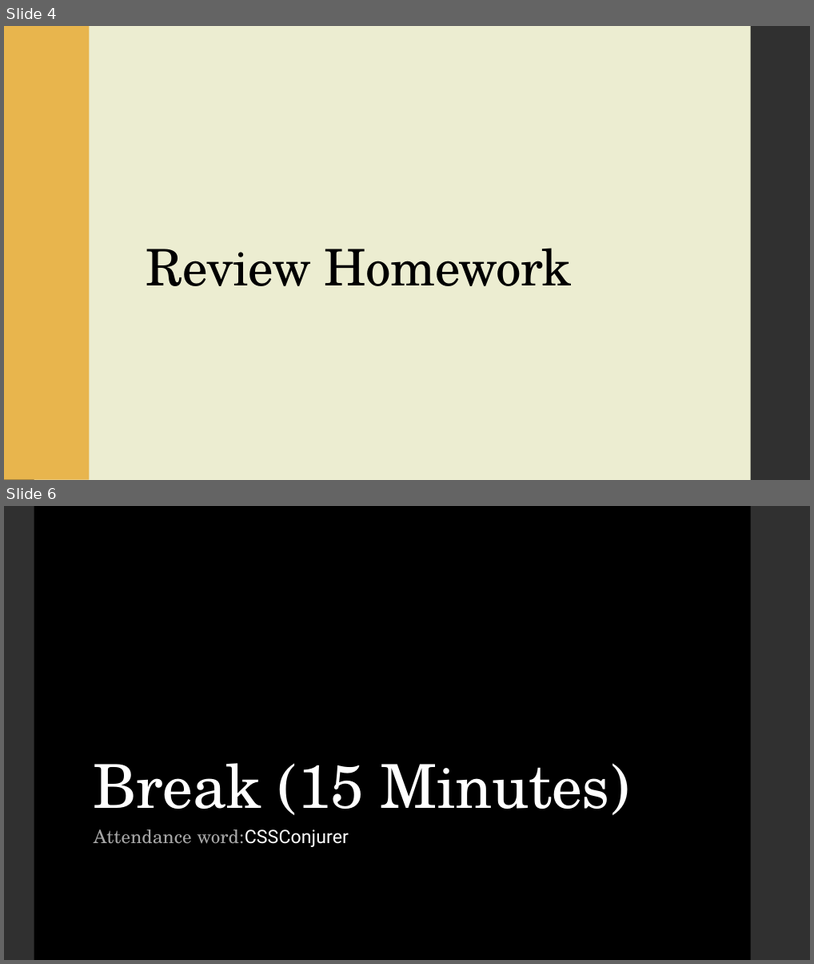
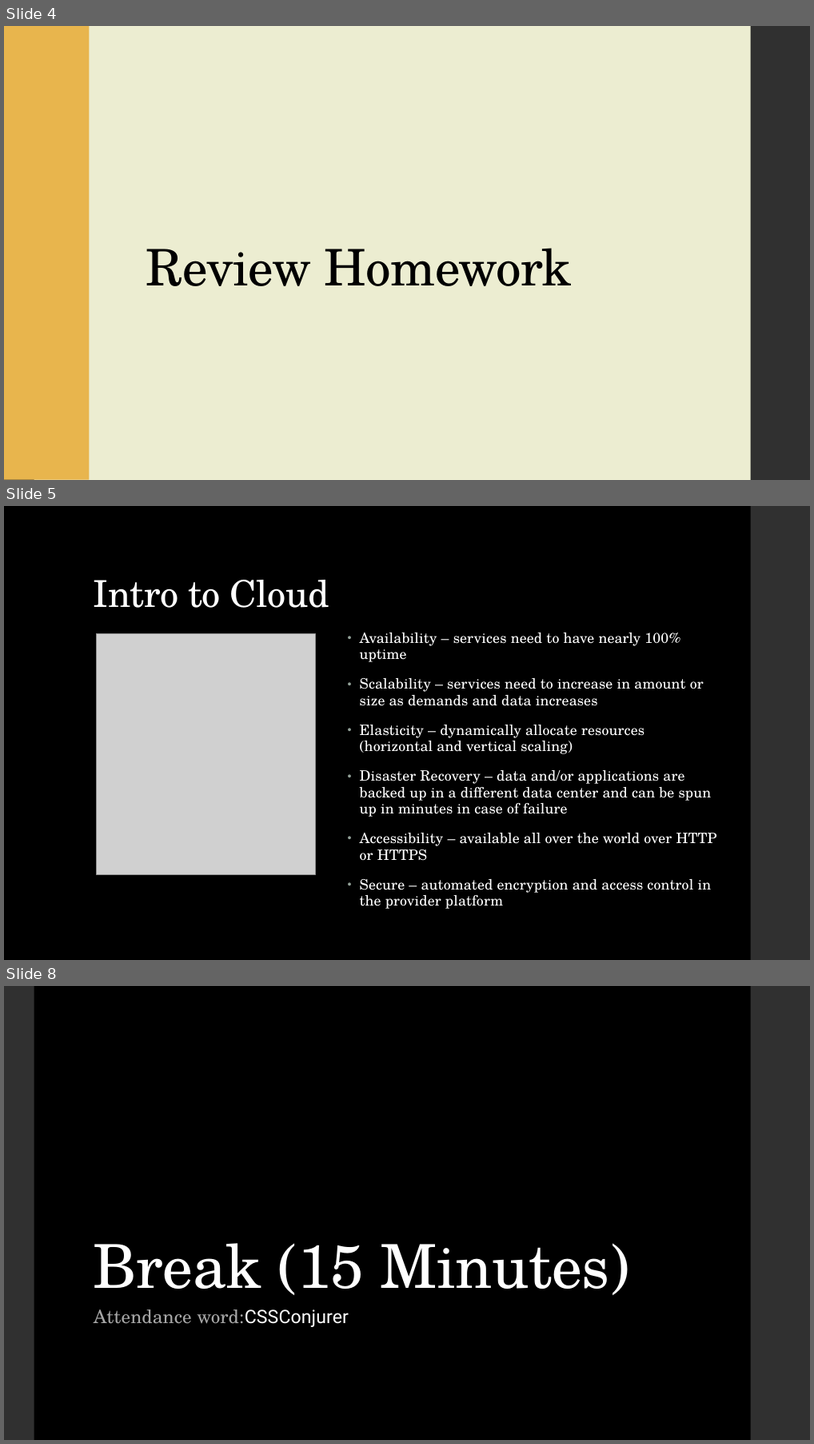
Before and after one commit to LaunchCoderGirlSTL/Data-Science-Assignments, a slide deck: course_material/week_21/week_21_presentation.pptx. Shown one above the other, each under a label of ours: slides 4 and 6 before the commit, slides 4, 5 and 8 after it; the slides between them are not shown. The pictures are 814x964 and 814x1444 pixels, drawn with LibreOffice and Linux fonts; fonts in the diff are those of the drawing; grey boxes stand for pictures. Boxes give left, top, right and bottom in pixels: in the first picture for what was removed or moved away, otherwise in the second. Text is boxed around its words. In the diff, an @@ line names an element or a change of style, - is before the commit and + after.

```diff
--- a/course_material/week_21/week_21_presentation.pptx
+++ b/course_material/week_21/week_21_presentation.pptx
@@ slide 5 added at [4, 506, 810, 960], background #000000; not listed: 1 template element that a slide beside it also shows @@
@@ title added at [94, 580, 330, 608], 44 pt, text #FFFFFF @@
+Intro to Cloud
@@ picture added at [97, 634, 315, 875] @@
@@ text added at [360, 632, 718, 908], 17 pt, text #FFFFFF @@
+• Availability – services need to have nearly 100% uptime
+• Scalability – services need to increase in amount or size as demands and data increases
+• Elasticity – dynamically allocate resources (horizontal and vertical scaling)
+• Disaster Recovery – data and/or applications are backed up in a different data center and can be spun up in minutes in case of failure
+• Accessibility – available all over the world over HTTP or HTTPS
+• Secure – automated encryption and access control in the provider platform
@@ what was slide 6 is now slide 8 @@
```
Also in this commit, not shown: 2 slides changed, 1 other slide added, 1 other file.
